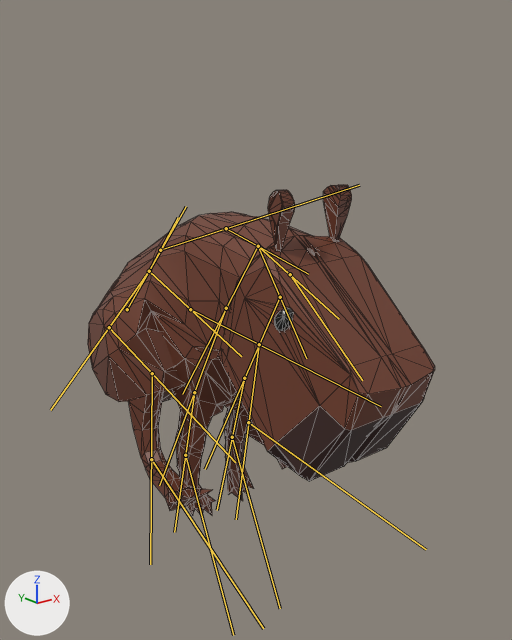
The glTF model godot-project/assets/character/Capybara.gltf: old version first, new version second.
The view is the same before and after, from a 50 mm camera at (-1.99, -2.08, 2.88) aimed at (0.16, 0.61, 1.81). The axes (+X, +Y, +Z) are drawn at lower left. The lights are the same throughout. Both versions are drawn at frame 8 of the action 'Jumping'; the numbers are the values there. The bones that change are drawn over the model as lines. Mesh edges are drawn as thin lines.
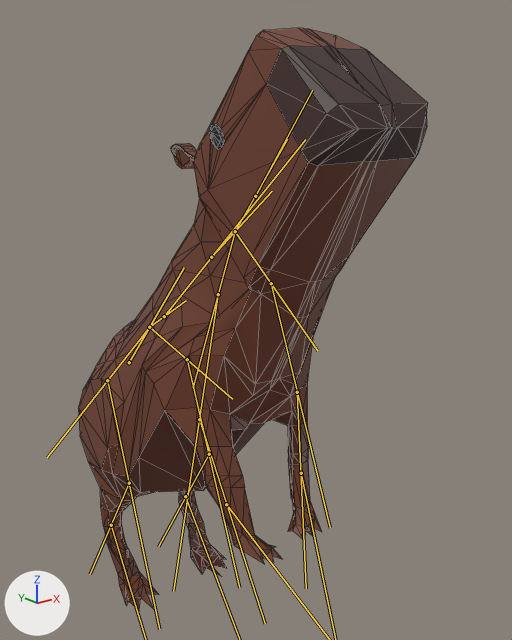
Boxes (x1, y1, x2, y2) around the edits, measured in the pictures (512 x 640 px):
'Cube', posed (76% taller): before (88, 185, 435, 516); after (78, 28, 428, 610)
bone 'Spine', root to tip: before (127, 309) to (186, 206); after (129, 362) to (184, 267)
bone 'Spine.001', root to tip: before (149, 271) to (178, 217); after (149, 327) to (186, 300)
bone 'Spine.002', root to tip: before (160, 250) to (359, 185); after (164, 316) to (305, 139)
bone 'Spine.003', root to tip: before (226, 228) to (308, 274); after (211, 257) to (272, 191)
bone 'Spine.004', root to tip: before (258, 246) to (339, 319); after (235, 231) to (287, 139)
bone 'Spine.005', root to tip: before (290, 274) to (362, 380); after (255, 196) to (312, 90)
bone 'Arm.R', root to tip: before (258, 246) to (182, 394); after (235, 231) to (193, 387)
bone 'Arm.R.001', root to tip: before (226, 308) to (159, 485); after (218, 294) to (173, 591)
bone 'Arm.R.002', root to tip: before (194, 392) to (174, 532); after (199, 419) to (265, 623)
bone 'Arm.L', root to tip: before (258, 246) to (306, 358); after (235, 231) to (317, 350)
bone 'Arm.L.001', root to tip: before (280, 297) to (205, 469); after (271, 283) to (330, 527)
bone 'Arm.L.002', root to tip: before (244, 378) to (217, 510); after (297, 392) to (306, 588)
bone 'BArm.R', root to tip: before (149, 271) to (50, 410); after (149, 327) to (47, 457)
bone 'BArm.R.001', root to tip: before (109, 327) to (235, 462); after (107, 380) to (159, 629)
bone 'BArm.R.002', root to tip: before (152, 373) to (150, 564); after (129, 483) to (90, 574)
bone 'BArm.L', root to tip: before (149, 271) to (241, 356); after (149, 327) to (232, 399)
bone 'BArm.L.001', root to tip: before (190, 309) to (381, 406); after (187, 359) to (239, 587)
bone 'BArm.L.002', root to tip: before (259, 344) to (236, 519); after (209, 454) to (158, 546)

Patch to the scene script:
```diff
--- a/godot-project/assets/character/Capybara.gltf.py
+++ b/godot-project/assets/character/Capybara.gltf.py
@@ bone_spine @@
 bone_spine = bpy.data.objects['Armature'].pose.bones['Spine']
-bone_spine.location = (0.0, 0.4, -0.57)
-bone_spine.rotation_quaternion = (0.993, -0.12, 0.0, 0.0)  # degrees (-14, 0, 0)
+bone_spine.location = (0.0, -0.07, 0.13)
+bone_spine.rotation_quaternion = (0.991, -0.137, 0.0, 0.0)  # degrees (-16, 0, 0)
@@ bone_spine_001 @@
 bone_spine_001 = bpy.data.objects['Armature'].pose.bones['Spine.001']  # child of 'Spine'
-bone_spine_001.rotation_quaternion = (0.92, -0.391, 0.0, 0.0)  # degrees (-46, 0, 0)
+bone_spine_001.rotation_quaternion = (0.968, -0.251, 0.0, 0.0)  # degrees (-29, 0, 0)
@@ bone_spine_002 @@
 bone_spine_002 = bpy.data.objects['Armature'].pose.bones['Spine.002']  # child of 'Spine.001'
-bone_spine_002.rotation_quaternion = (0.97, 0.241, 0.0, 0.0)  # degrees (28, 0, 0)
+bone_spine_002.rotation_quaternion = (0.996, -0.089, 0.003, 0.002)  # degrees (-10, 0, 0)
@@ bone_spine_003 @@
 bone_spine_003 = bpy.data.objects['Armature'].pose.bones['Spine.003']  # child of 'Spine.002'
-bone_spine_003.rotation_quaternion = (0.95, 0.314, 0.0, 0.0)  # degrees (37, 0, 0)
+bone_spine_003.rotation_quaternion = (0.996, 0.091, 0.0, 0.0)  # degrees (10, 0, 0)
@@ bone_spine_004 @@
 bone_spine_004 = bpy.data.objects['Armature'].pose.bones['Spine.004']  # child of 'Spine.003'
-bone_spine_004.rotation_quaternion = (0.993, 0.118, 0.0, 0.0)  # degrees (14, 0, 0)
+bone_spine_004.rotation_quaternion = (0.996, -0.084, 0.001, -0.002)  # degrees (-10, 0, 0)
@@ bone_spine_005 @@
 bone_spine_005 = bpy.data.objects['Armature'].pose.bones['Spine.005']  # child of 'Spine.004'
-bone_spine_005.rotation_quaternion = (0.985, 0.17, 0.0, 0.0)  # degrees (20, 0, 0)
+bone_spine_005.rotation_quaternion = (1.0, 0.026, 0.0, 0.0)  # degrees (3, 0, 0)
@@ bone_arm_r @@
 bone_arm_r = bpy.data.objects['Armature'].pose.bones['Arm.R']  # child of 'Spine.003'
-bone_arm_r.rotation_quaternion = (0.964, -0.231, 0.134, 0.0)  # degrees (-27, 15, -4)
+bone_arm_r.rotation_quaternion = (0.999, -0.035, 0.02, 0.0)  # degrees (-4, 2, 0)
@@ bone_arm_r_001 @@
 bone_arm_r_001 = bpy.data.objects['Armature'].pose.bones['Arm.R.001']  # child of 'Arm.R'
-bone_arm_r_001.rotation_quaternion = (0.903, 0.429, 0.0, 0.0)  # degrees (51, 0, 0)
+bone_arm_r_001.rotation_quaternion = (0.919, 0.34, -0.177, 0.09)  # degrees (40, -23, 3)
@@ bone_arm_r_002 @@
 bone_arm_r_002 = bpy.data.objects['Armature'].pose.bones['Arm.R.002']  # child of 'Arm.R.001'
-bone_arm_r_002.rotation_quaternion = (0.999, 0.034, 0.0, 0.0)  # degrees (4, 0, 0)
+bone_arm_r_002.rotation_quaternion = (0.993, -0.06, -0.032, -0.099)  # degrees (-6, -4, -11)
@@ bone_arm_r_003 @@
 bone_arm_r_003 = bpy.data.objects['Armature'].pose.bones['Arm.R.003']  # child of 'Arm.R.002'
-bone_arm_r_003.rotation_quaternion = (0.997, 0.078, 0.0, 0.0)  # degrees (9, 0, 0)
+bone_arm_r_003.rotation_quaternion = (0.977, 0.212, 0.0, 0.0)  # degrees (24, 0, 0)
@@ bone_arm_l @@
 bone_arm_l = bpy.data.objects['Armature'].pose.bones['Arm.L']  # child of 'Spine.003'
-bone_arm_l.rotation_quaternion = (0.962, -0.237, -0.137, 0.0)  # degrees (-28, -15, 4)
+bone_arm_l.rotation_quaternion = (0.999, -0.036, -0.021, 0.0)  # degrees (-4, -2, 0)
@@ bone_arm_l_001 @@
 bone_arm_l_001 = bpy.data.objects['Armature'].pose.bones['Arm.L.001']  # child of 'Arm.L'
-bone_arm_l_001.rotation_quaternion = (0.9, 0.435, 0.0, 0.0)  # degrees (52, 0, 0)
+bone_arm_l_001.rotation_quaternion = (0.924, 0.318, 0.213, -0.02)  # degrees (39, 24, 6)
@@ bone_arm_l_002 @@
 bone_arm_l_002 = bpy.data.objects['Armature'].pose.bones['Arm.L.002']  # child of 'Arm.L.001'
-bone_arm_l_002.rotation_quaternion = (0.999, 0.047, 0.0, 0.0)  # degrees (5, 0, 0)
+bone_arm_l_002.rotation_quaternion = (0.99, 0.006, -0.028, 0.138)  # degrees (0, -3, 16)
@@ bone_arm_l_003 @@
 bone_arm_l_003 = bpy.data.objects['Armature'].pose.bones['Arm.L.003']  # child of 'Arm.L.002'
-bone_arm_l_003.rotation_quaternion = (0.998, 0.059, 0.0, 0.0)  # degrees (7, 0, 0)
+bone_arm_l_003.rotation_quaternion = (0.987, 0.161, 0.0, 0.0)  # degrees (19, 0, 0)
@@ bone_barm_r @@
 bone_barm_r = bpy.data.objects['Armature'].pose.bones['BArm.R']  # child of 'Spine'
-bone_barm_r.rotation_quaternion = (0.995, -0.074, 0.072, 0.0)  # degrees (-9, 8, -1)
+bone_barm_r.rotation_quaternion = (1.0, -0.011, 0.011, 0.0)  # degrees (-1, 1, 0)
@@ bone_barm_r_001 @@
 bone_barm_r_001 = bpy.data.objects['Armature'].pose.bones['BArm.R.001']  # child of 'BArm.R'
-bone_barm_r_001.rotation_quaternion = (0.926, -0.367, 0.027, 0.078)  # degrees (-43, 6, 7)
+bone_barm_r_001.rotation_quaternion = (0.996, 0.07, -0.001, 0.046)  # degrees (8, 0, 5)
@@ bone_barm_r_002 @@
 bone_barm_r_002 = bpy.data.objects['Armature'].pose.bones['BArm.R.002']  # child of 'BArm.R.001'
-bone_barm_r_002.rotation_quaternion = (0.942, 0.335, -0.001, 0.003)  # degrees (39, 0, 0)
+bone_barm_r_002.rotation_quaternion = (0.998, 0.05, -0.013, -0.03)  # degrees (6, -1, -4)
@@ bone_barm_r_003 @@
 bone_barm_r_003 = bpy.data.objects['Armature'].pose.bones['BArm.R.003']  # child of 'BArm.R.002'
-bone_barm_r_003.rotation_quaternion = (0.991, -0.133, 0.002, 0.0)  # degrees (-15, 0, 0)
+bone_barm_r_003.rotation_quaternion = (0.998, 0.067, -0.008, -0.01)  # degrees (8, -1, -1)
@@ bone_barm_l @@
 bone_barm_l = bpy.data.objects['Armature'].pose.bones['BArm.L']  # child of 'Spine'
-bone_barm_l.rotation_quaternion = (0.996, -0.065, -0.064, 0.0)  # degrees (-8, -7, 0)
+bone_barm_l.rotation_quaternion = (1.0, -0.01, -0.01, 0.0)  # degrees (-1, -1, 0)
@@ bone_barm_l_001 @@
 bone_barm_l_001 = bpy.data.objects['Armature'].pose.bones['BArm.L.001']  # child of 'BArm.L'
-bone_barm_l_001.rotation_quaternion = (0.924, -0.379, -0.013, -0.059)  # degrees (-44, -4, -6)
+bone_barm_l_001.rotation_quaternion = (0.997, 0.07, -0.01, -0.01)  # degrees (8, -1, -1)
@@ bone_barm_l_002 @@
 bone_barm_l_002 = bpy.data.objects['Armature'].pose.bones['BArm.L.002']  # child of 'BArm.L.001'
-bone_barm_l_002.rotation_quaternion = (0.936, 0.352, 0.001, -0.002)  # degrees (41, 0, 0)
+bone_barm_l_002.rotation_quaternion = (0.999, 0.042, 0.006, 0.004)  # degrees (5, 1, 0)
@@ bone_barm_l_003 @@
 bone_barm_l_003 = bpy.data.objects['Armature'].pose.bones['BArm.L.003']  # child of 'BArm.L.002'
-bone_barm_l_003.rotation_quaternion = (0.995, -0.098, 0.005, -0.001)  # degrees (-11, 1, 0)
+bone_barm_l_003.rotation_quaternion = (0.998, 0.066, 0.004, -0.007)  # degrees (8, 0, -1)
```
